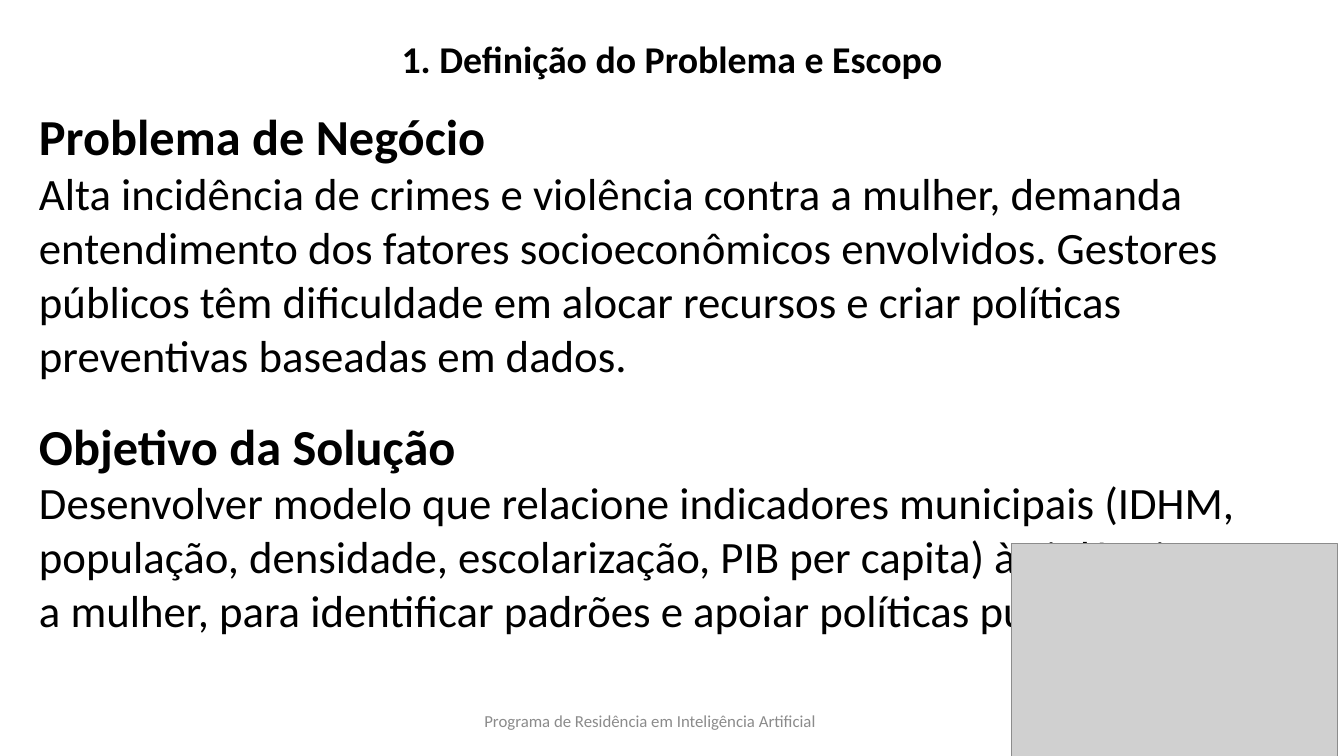
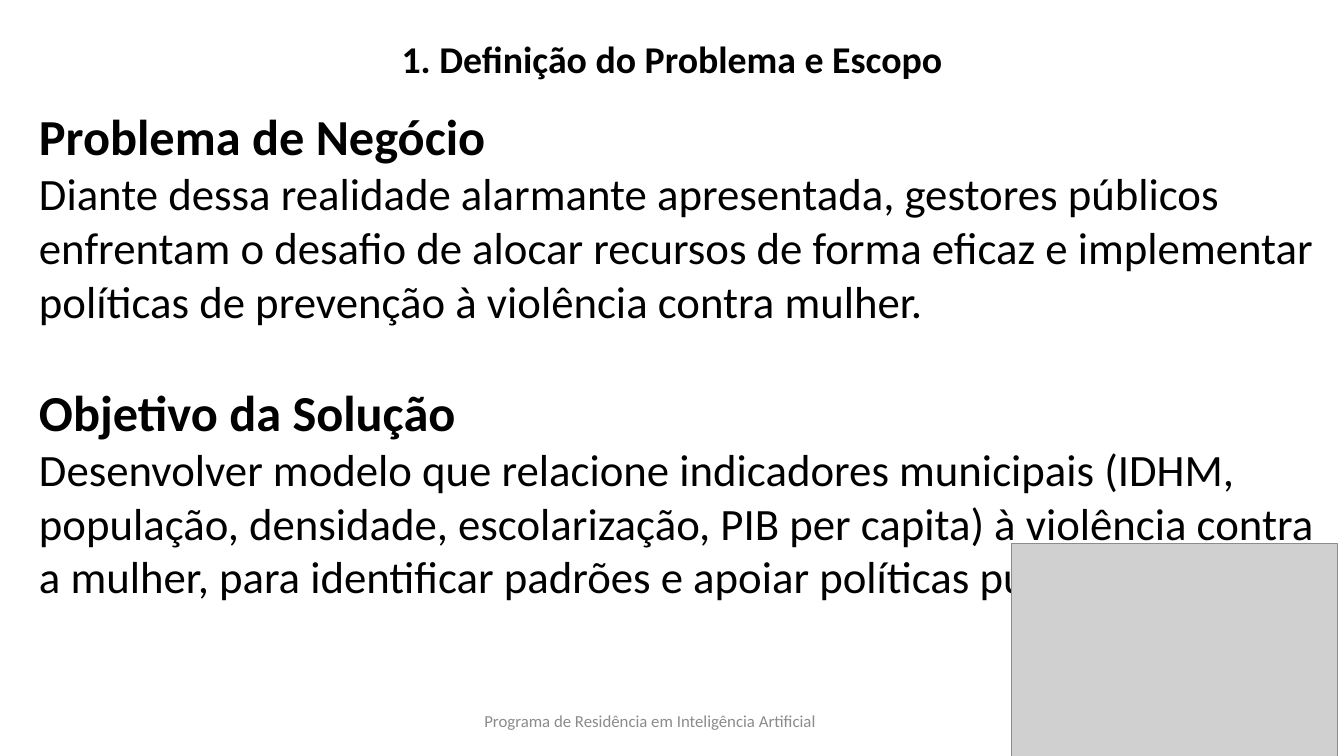
Before and after one commit to millercylindricalprojection/ATIVIDADE-AVALIATIVA-Big-Data-e-Minera-o-de-Dados, a slide deck: slide 5 of apresentacao e trabalhoDados/apresentacao.PPTX (slide 4 before the commit). Drawn at 1344x756 pixels with LibreOffice and Linux fonts; fonts in the diff are those of the drawing; grey boxes stand for pictures; background and template pictures are left out. Boxes give left, top, right and bottom in pixels: in the first picture for what was removed or moved away, otherwise in the second. Text is boxed around its words. In the diff, an @@ line names an element or a change of style, - is before the commit and + after.

```diff
--- a/apresentacao e trabalhoDados/apresentacao.PPTX
+++ b/apresentacao e trabalhoDados/apresentacao.PPTX
@@ text at [39, 119, 1313, 326]: text changed @@
-Problema de Negócio
-Alta incidência de crimes e violência contra a mulher, demanda entendimento dos fatores socioeconômicos envolvidos. Gestores públicos têm dificuldade em alocar recursos e criar políticas preventivas baseadas em dados.
+Problema de Negócio
+Diante dessa realidade alarmante apresentada, gestores públicos enfrentam o desafio de alocar recursos de forma eficaz e implementar políticas de prevenção à violência contra mulher.
```
Also in this commit, not shown: 8 other slides changed, 16 slides added.
